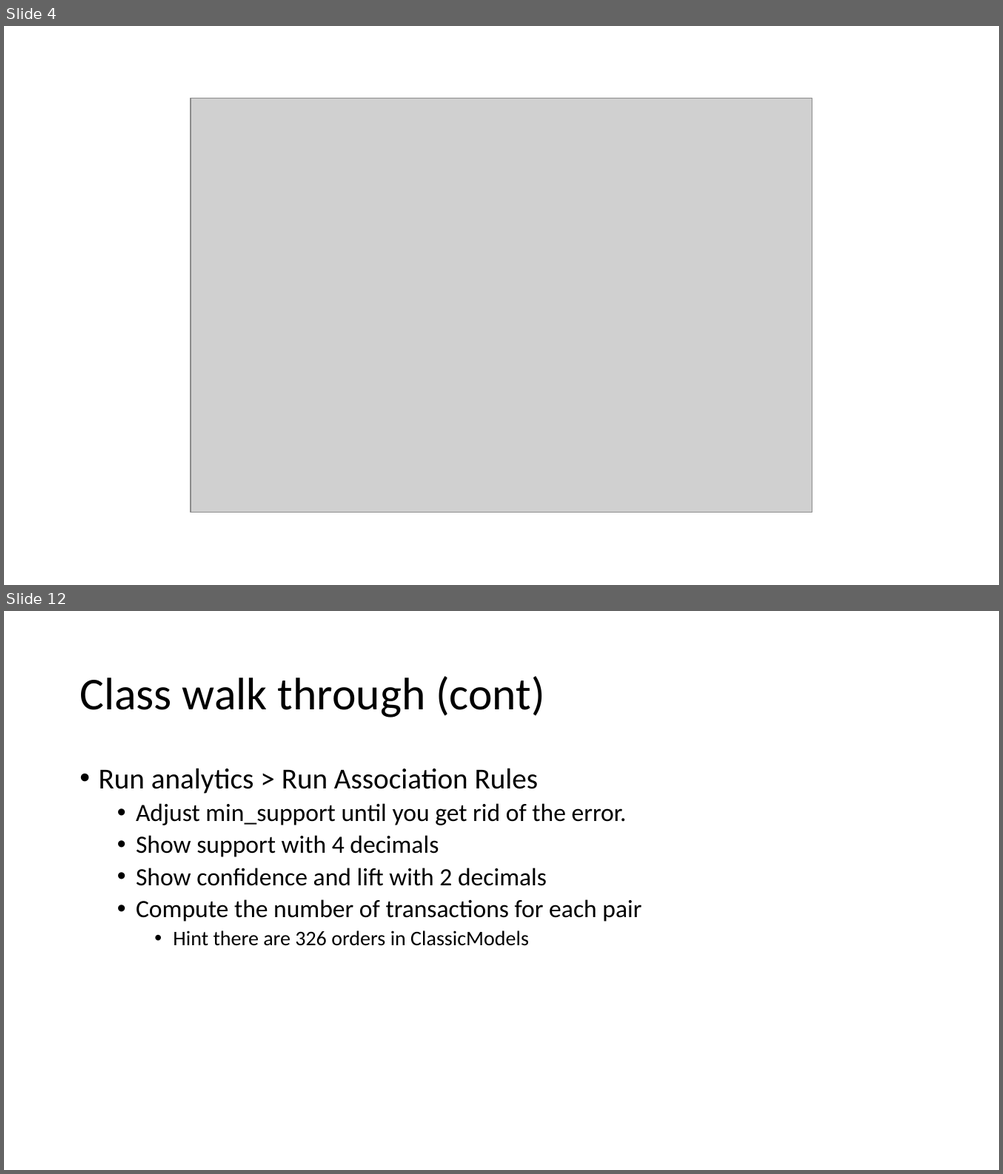
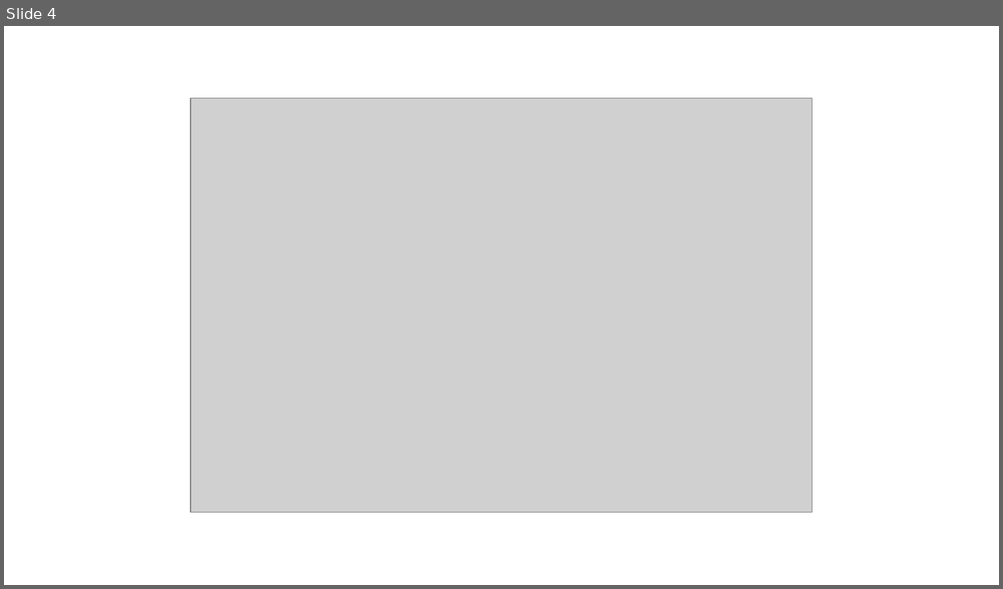
Before and after one commit to carolina-lima-salge/mist4610b, a slide deck: Predictive analytics.pptx. Shown one above the other, each under a label of ours: slides 4 and 12 before the commit, slide 4 after it; the slides between them are not shown. The pictures are 1003x1174 and 1003x589 pixels, drawn with LibreOffice and Linux fonts; fonts in the diff are those of the drawing; grey boxes stand for pictures. Boxes give left, top, right and bottom in pixels: in the first picture for what was removed or moved away, otherwise in the second. Text is boxed around its words. In the diff, an @@ line names an element or a change of style, - is before the commit and + after.

```diff
--- a/Predictive analytics.pptx
+++ b/Predictive analytics.pptx
@@ slide 12 removed at box(4, 611, 999, 1170), background #FFFFFF @@
@@ title removed at box(79, 676, 545, 718) @@
-Class walk through (cont)
@@ text removed at box(99, 768, 641, 946) @@
-• Run analytics > Run Association Rules
-  • Adjust min_support until you get rid of the error.
-  • Show support with 4 decimals
-  • Show confidence and lift with 2 decimals
-  • Compute the number of transactions for each pair
-    • Hint there are 326 orders in ClassicModels
```
Also in this commit, not shown: 11 other slides removed, 1 other file.
